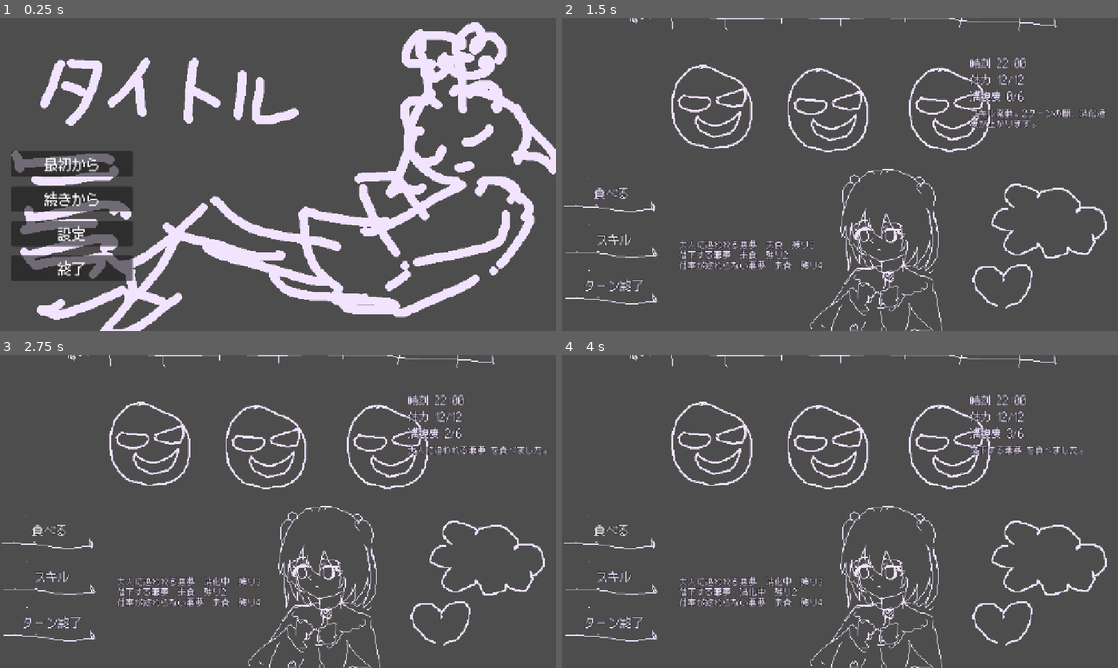
Above: before the commit, frames 1-4 (two rows, left to right).
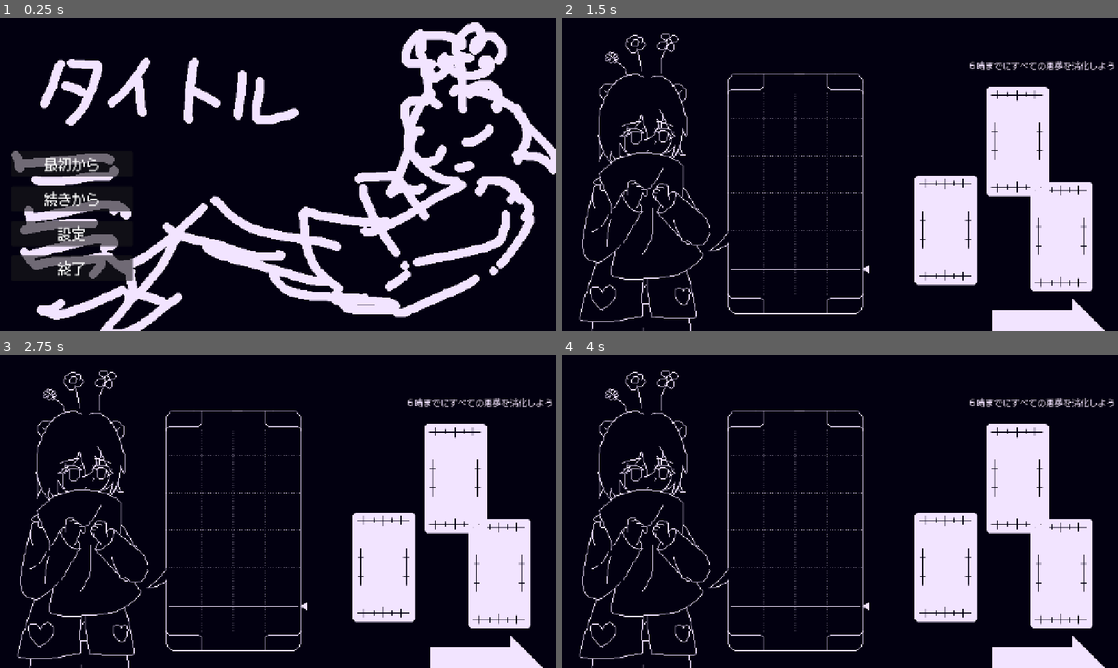
Above: after the commit, the same moments.

Repository: rainrumi/GJGJ_2605
Game: Godot game, scene res://scene/main/main.tscn
Same seed, same stepped clock (60 frames per second), same inputs: the game is played once before the commit and once after it.
Inputs (mouse positions are in pixels of both pictures, inside the frame that each line leads up to):
- Up to frame 1 (0.25 s): no input
- Up to frame 2 (1.5 s): click "最初から" at 0.5 s; click (612, 240) at 1.25 s, where only the run before the commit has a clickable "スキル"
- Up to frame 3 (2.75 s): click (50, 530) at 2 s, where only the run before the commit has a clickable "食べる"
- Up to frame 4 (4 s): click (612, 577) at 2.75 s, where only the run before the commit has a clickable "スキル"; click (612, 530) at 3.5 s, where only the run before the commit has a clickable "食べる"

The runs differ from the first frame. In frame 1, 80% of the frame differs, in the area x 0-100%, y 0-100%; in frame 2, 99%; in frame 3, 99%; in frame 4, 99%.
Error after the commit: Invalid access to property or key 'pressed' on a base object of type 'null instance'. (res://scene/main/game/game.gd:39)

Commit message:
新しい画像の適用

Diff:
--- a/scene/main/game/game.gd
+++ b/scene/main/game/game.gd
@@ -221,9 +221,9 @@
 
 
 func _update_ui(message: String) -> void:
-	time_text.text = "時刻 %s" % _format_time()
-	hp_text.text = "体力 %d/%d" % [maxi(0, hp), MAX_HP]
-	fullness_text.text = "満腹度 %d/%d" % [_current_fullness(), MAX_FULLNESS]
+	time_text.text = _format_time()
+	hp_text.text = "%d/%d" % [maxi(0, hp), MAX_HP]
+	fullness_text.text = "%d/%d" % [_current_fullness(), MAX_FULLNESS]
 	message_text.text = message
 	nightmare_text.text = _format_nightmare_list()
 	_update_time_graph()
@@ -244,12 +244,21 @@
 			state = "消化完了"
 		elif bool(nightmare["digesting"]):
 			state = "消化中"
-		lines.append("%s  %s  残り%d" % [
+		lines.append("%s  %s  残り%s" % [
 			nightmare["name"],
 			state,
-			int(nightmare["remaining"]),
+			_format_digest_time(int(nightmare["remaining"])),
 		])
 	return "\n".join(lines)
+
+
+func _format_digest_time(cost: int) -> String:
+	var speed: int = maxi(1, digest_speed)
+	var seconds: int = int(ceil(float(cost) / float(speed) * 30.0 * 60.0))
+	var hours: int = int(seconds / 3600)
+	var minutes_part: int = int((seconds % 3600) / 60)
+	var seconds_part: int = seconds % 60
+	return "%d:%02d:%02d" % [hours, minutes_part, seconds_part]
 
 
 func _update_time_graph() -> void:
--- a/scene/main/game/game.tscn
+++ b/scene/main/game/game.tscn
@@ -2,158 +2,64 @@
 
 [ext_resource type="PackedScene" path="res://scene/object/background/background.tscn" id="1_background"]
 [ext_resource type="PackedScene" path="res://scene/object/enemy/enemy.tscn" id="2_enemy"]
-[ext_resource type="PackedScene" path="res://scene/object/stomach/stomach.tscn" id="5_stomach"]
-[ext_resource type="PackedScene" path="res://scene/object/character/character.tscn" id="6_character"]
-[ext_resource type="PackedScene" path="res://scene/ui/time_bar/time_bar.tscn" id="7_time_bar"]
-[ext_resource type="PackedScene" path="res://scene/ui/hp/hp.tscn" id="8_hp"]
-[ext_resource type="Texture2D" uid="uid://dkdbpqv3gnm6y" path="res://art/ui/button/ui_button_battle_demo_1000.png" id="9_button_texture"]
-[ext_resource type="PackedScene" uid="uid://dbl62dou6wdl6" path="res://scene/ui/button/button.tscn" id="11_button"]
+[ext_resource type="PackedScene" uid="uid://cai1mrucqy6v5" path="res://scene/object/stomach/stomach.tscn" id="5_stomach"]
+[ext_resource type="PackedScene" uid="uid://wsdjjcostaq8" path="res://scene/object/character/character.tscn" id="6_character"]
 [ext_resource type="Script" uid="uid://ccviuxg26h24f" path="res://scene/main/game/game.gd" id="12_game_script"]
 [ext_resource type="FontFile" uid="uid://b7dbkssqiuu4u" path="res://fonts/BestTen-DOT.otf" id="13_font"]
-
-[sub_resource type="StyleBoxTexture" id="StyleBoxTexture_button"]
-texture = ExtResource("9_button_texture")
-
-[sub_resource type="StyleBoxTexture" id="StyleBoxTexture_button_pressed"]
-texture = ExtResource("9_button_texture")
-modulate_color = Color(0.8, 0.8, 0.8, 1)
-
-[sub_resource type="StyleBoxEmpty" id="StyleBoxEmpty_focus"]
+[ext_resource type="Texture2D" uid="uid://dmwygbcsp6evw" path="res://art/dreamseed/flower/tex_passive_flower_1000.png" id="16_flower"]
+[ext_resource type="Texture2D" uid="uid://cno8kuv3l6jtg" path="res://art/stomach/tex_digestion_frame_1000.png" id="17_digestion"]
 
 [node name="Game" type="Node2D" unique_id=95022133]
 script = ExtResource("12_game_script")
 
 [node name="Background" parent="." unique_id=1278647446 instance=ExtResource("1_background")]
 
+[node name="PassiveFlower" type="Sprite2D" parent="." unique_id=1390278827]
+position = Vector2(181, 81)
+texture = ExtResource("16_flower")
+
 [node name="EnemyLeft" parent="." unique_id=1201043878 instance=ExtResource("2_enemy")]
-position = Vector2(350, 214)
+position = Vector2(882, 488)
 
 [node name="EnemyCenter" parent="." unique_id=625950174 instance=ExtResource("2_enemy")]
-position = Vector2(617, 221)
+position = Vector2(1047, 284)
 
 [node name="EnemyRight" parent="." unique_id=1712927430 instance=ExtResource("2_enemy")]
-position = Vector2(897, 220)
+position = Vector2(1148, 503)
 
 [node name="Stomach" parent="." unique_id=1086540852 instance=ExtResource("5_stomach")]
-position = Vector2(1122, 467)
+position = Vector2(518.515, 403)
 
 [node name="Character" parent="." unique_id=652368236 instance=ExtResource("6_character")]
-position = Vector2(728, 803)
+position = Vector2(190, 420)
 
 [node name="UI" type="CanvasLayer" parent="." unique_id=185732557]
 
-[node name="TimeBar" parent="UI" unique_id=1062829798 instance=ExtResource("7_time_bar")]
+[node name="DigestionFrame" type="TextureRect" parent="UI" unique_id=75896202]
+offset_left = 983.0
+offset_top = 642.0
+offset_right = 1259.0
+offset_bottom = 730.0
+mouse_filter = 2
+texture = ExtResource("17_digestion")
+
+[node name="StatusPanel" type="Control" parent="UI" unique_id=1605446388]
 layout_mode = 3
 anchors_preset = 0
-offset_left = 129.0
-offset_top = -37.0
-offset_right = 1191.0
-offset_bottom = 41.0
+offset_right = 1280.0
+offset_bottom = 720.0
 
-[node name="HP" parent="UI" unique_id=386012380 instance=ExtResource("8_hp")]
-offset_left = 935.0
-offset_top = 531.0
-offset_right = 1095.0
-offset_bottom = 691.0
-
-[node name="StatusPanel" type="Control" parent="UI"]
-offset_left = 940.0
-offset_top = 90.0
-offset_right = 1270.0
-offset_bottom = 320.0
-
-[node name="TimeText" type="Label" parent="UI/StatusPanel"]
+[node name="MessageText" type="Label" parent="UI/StatusPanel" unique_id=196976463]
 layout_mode = 0
-offset_right = 330.0
-offset_bottom = 36.0
-theme_override_fonts/font = ExtResource("13_font")
+offset_left = 869.0
+offset_top = 99.0
+offset_right = 1275.0
+offset_bottom = 157.0
 theme_override_colors/font_color = Color(0.94, 0.88, 1, 1)
 theme_override_colors/font_outline_color = Color(0, 0, 0, 1)
 theme_override_constants/outline_size = 4
-theme_override_font_sizes/font_size = 24
-text = "時刻 22:00"
-
-[node name="HPText" type="Label" parent="UI/StatusPanel"]
-layout_mode = 0
-offset_top = 38.0
-offset_right = 330.0
-offset_bottom = 74.0
 theme_override_fonts/font = ExtResource("13_font")
-theme_override_colors/font_color = Color(0.94, 0.88, 1, 1)
-theme_override_colors/font_outline_color = Color(0, 0, 0, 1)
-theme_override_constants/outline_size = 4
-theme_override_font_sizes/font_size = 24
-text = "体力 12/12"
-
-[node name="FullnessText" type="Label" parent="UI/StatusPanel"]
-layout_mode = 0
-offset_top = 76.0
-offset_right = 330.0
-offset_bottom = 112.0
-theme_override_fonts/font = ExtResource("13_font")
-theme_override_colors/font_color = Color(0.94, 0.88, 1, 1)
-theme_override_colors/font_outline_color = Color(0, 0, 0, 1)
-theme_override_constants/outline_size = 4
-theme_override_font_sizes/font_size = 24
-text = "満腹度 0/6"
-
-[node name="MessageText" type="Label" parent="UI/StatusPanel"]
-layout_mode = 0
-offset_top = 118.0
-offset_right = 330.0
-offset_bottom = 230.0
-theme_override_fonts/font = ExtResource("13_font")
-theme_override_colors/font_color = Color(0.94, 0.88, 1, 1)
-theme_override_colors/font_outline_color = Color(0, 0, 0, 1)
-theme_override_constants/outline_size = 4
 theme_override_font_sizes/font_size = 20
+text = "６時までにすべての悪夢を消化しよう"
+horizontal_alignment = 2
 autowrap_mode = 3
-text = "悪夢を食べて、朝までにすべて消化してください。"
-
-[node name="NightmarePanel" type="Control" parent="UI"]
-offset_left = 270.0
-offset_top = 510.0
-offset_right = 900.0
-offset_bottom = 700.0
-
-[node name="NightmareText" type="Label" parent="UI/NightmarePanel"]
-layout_mode = 0
-offset_right = 630.0
-offset_bottom = 190.0
-theme_override_fonts/font = ExtResource("13_font")
-theme_override_colors/font_color = Color(0.94, 0.88, 1, 1)
-theme_override_colors/font_outline_color = Color(0, 0, 0, 1)
-theme_override_constants/outline_size = 4
-theme_override_font_sizes/font_size = 20
-text = "大人に追われる悪夢  未食  残り3"
-
-[node name="TarnEndButton" parent="UI" unique_id=633329392 instance=ExtResource("11_button")]
-offset_left = 4.0
-offset_top = 562.0
-offset_right = 236.0
-offset_bottom = 666.0
-theme_override_styles/normal = SubResource("StyleBoxTexture_button")
-theme_override_styles/pressed = SubResource("StyleBoxTexture_button_pressed")
-theme_override_styles/hover = SubResource("StyleBoxTexture_button")
-theme_override_styles/focus = SubResource("StyleBoxEmpty_focus")
-text = "ターン終了"
-
-[node name="SkillButton" parent="UI" unique_id=2116009755 instance=ExtResource("11_button")]
-offset_left = 4.0
-offset_top = 456.0
-offset_right = 236.0
-offset_bottom = 560.0
-theme_override_styles/normal = SubResource("StyleBoxTexture_button")
-theme_override_styles/pressed = SubResource("StyleBoxTexture_button_pressed")
-theme_override_styles/hover = SubResource("StyleBoxTexture_button")
-theme_override_styles/focus = SubResource("StyleBoxEmpty_focus")
-text = "スキル"
-
-[node name="EatButton" parent="UI" unique_id=1566354871 instance=ExtResource("11_button")]
-offset_top = 350.0
-offset_bottom = 454.0
-theme_override_styles/normal = SubResource("StyleBoxTexture_button")
-theme_override_styles/pressed = SubResource("StyleBoxTexture_button_pressed")
-theme_override_styles/hover = SubResource("StyleBoxTexture_button")
-theme_override_styles/focus = SubResource("StyleBoxEmpty_focus")
-text = "食べる"
--- a/scene/main/main.tscn
+++ b/scene/main/main.tscn
@@ -7,6 +7,17 @@
 [node name="Main" type="Node" unique_id=1753159910]
 script = ExtResource("1_6vuhr")
 
+[node name="BackgroundColor" type="ColorRect" parent="."]
+anchors_preset = 15
+anchor_right = 1.0
+anchor_bottom = 1.0
+offset_right = 1280.0
+offset_bottom = 720.0
+grow_horizontal = 2
+grow_vertical = 2
+mouse_filter = 2
+color = Color(0.00784314, 0, 0.0627451, 1)
+
 [node name="Title" parent="." unique_id=1609153234 instance=ExtResource("2_a0c6e")]
 
 [node name="Game" parent="." unique_id=335814330 instance=ExtResource("3_qtsyf")]
--- a/scene/object/background/background.tscn
+++ b/scene/object/background/background.tscn
@@ -17,4 +17,4 @@
 grow_horizontal = 2
 grow_vertical = 2
 mouse_filter = 2
-color = Color(0.08, 0.11, 0.16, 1)
+color = Color(0, 0, 0, 1)
--- a/scene/object/character/character.tscn
+++ b/scene/object/character/character.tscn
@@ -1,8 +1,8 @@
-[gd_scene load_steps=2 format=3]
+[gd_scene format=3 uid="uid://wsdjjcostaq8"]
 
-[ext_resource type="Texture2D" path="res://art/character/tex_character_portrate_demo_1000.png" id="1_character"]
+[ext_resource type="Texture2D" uid="uid://b0bw0x4qy4gcr" path="res://art/character/tex_character_portrate_1000.png" id="1_character"]
 
-[node name="Character" type="Node2D"]
+[node name="Character" type="Node2D" unique_id=1173042167]
 
-[node name="Sprite2D" type="Sprite2D" parent="."]
+[node name="Sprite2D" type="Sprite2D" parent="." unique_id=1226085197]
 texture = ExtResource("1_character")
--- a/scene/object/dreamseed/flower.tscn
+++ b/scene/object/dreamseed/flower.tscn
@@ -1,6 +1,6 @@
 [gd_scene load_steps=2 format=3]
 
-[ext_resource type="Texture2D" path="res://art/dreamseed/flower/tex_seed_2000_demo_1000.png" id="1_flower"]
+[ext_resource type="Texture2D" path="res://art/dreamseed/flower/tex_passive_flower_1000.png" id="1_flower"]
 
 [node name="Flower" type="Node2D"]
 
--- a/scene/object/enemy/enemy.tscn
+++ b/scene/object/enemy/enemy.tscn
@@ -1,6 +1,6 @@
 [gd_scene load_steps=2 format=3]
 
-[ext_resource type="Texture2D" path="res://art/enemy/enemy_1000_No_100_demo.png" id="1_enemy"]
+[ext_resource type="Texture2D" path="res://art/enemy/tex_enemy_1000_No_100.png" id="1_enemy"]
 
 [node name="Enemy" type="Node2D"]
 
--- a/scene/object/stomach/stomach.tscn
+++ b/scene/object/stomach/stomach.tscn
@@ -1,8 +1,12 @@
-[gd_scene load_steps=2 format=3]
+[gd_scene format=3 uid="uid://cai1mrucqy6v5"]
 
-[ext_resource type="Texture2D" path="res://art/stomach/tex_ui_stomach_demo_1000.png" id="1_stomach"]
+[ext_resource type="Texture2D" uid="uid://bo0sd7hv5e8vw" path="res://art/stomach/tex_ui_stomach_1000.png" id="1_stomach"]
+[ext_resource type="Texture2D" uid="uid://i8f283fq31p" path="res://art/stomach/tex_ui_stomach_frame_1000.png" id="2_frame"]
 
-[node name="Stomach" type="Node2D"]
+[node name="Stomach" type="Node2D" unique_id=439071358]
 
-[node name="Sprite2D" type="Sprite2D" parent="."]
+[node name="Sprite2D" type="Sprite2D" parent="." unique_id=1886177164]
 texture = ExtResource("1_stomach")
+
+[node name="Frame" type="Sprite2D" parent="." unique_id=1104989992]
+texture = ExtResource("2_frame")
--- a/scene/ui/hp/hp.tscn
+++ b/scene/ui/hp/hp.tscn
@@ -1,9 +1,9 @@
 [gd_scene load_steps=2 format=3]
 
-[ext_resource type="Texture2D" path="res://art/ui/hp/ui_hp_demo_1000.png" id="1_hp"]
+[ext_resource type="Texture2D" path="res://art/ui/hp/ui_hp_frame_1000.png" id="1_hp"]
 
 [node name="HP" type="TextureRect"]
-offset_right = 160.0
-offset_bottom = 160.0
+offset_right = 264.0
+offset_bottom = 40.0
 mouse_filter = 2
 texture = ExtResource("1_hp")
--- a/scene/ui/time_bar/time_bar.tscn
+++ b/scene/ui/time_bar/time_bar.tscn
@@ -1,25 +1,24 @@
-[gd_scene load_steps=3 format=3]
+[gd_scene load_steps=2 format=3]
 
-[ext_resource type="Texture2D" path="res://art/ui/time/ui_time_bar_demo_1000.png" id="1_bar"]
-[ext_resource type="Texture2D" path="res://art/ui/time/ui_time_bar_graph_demo_1000.png" id="2_graph"]
+[ext_resource type="Texture2D" path="res://art/ui/time/ui_time_frame_1000.png" id="1_bar"]
 
 [node name="TimeBar" type="Control"]
-offset_right = 1062.0
-offset_bottom = 78.0
+offset_right = 280.0
+offset_bottom = 104.0
 mouse_filter = 2
 
 [node name="Frame" type="TextureRect" parent="."]
 layout_mode = 0
-offset_right = 1062.0
-offset_bottom = 78.0
+offset_right = 280.0
+offset_bottom = 104.0
 mouse_filter = 2
 texture = ExtResource("1_bar")
 
 [node name="Graph" type="TextureRect" parent="."]
 layout_mode = 0
-offset_left = 18.0
-offset_top = 23.0
-offset_right = 50.0
-offset_bottom = 55.0
+visible = false
+offset_left = 124.0
+offset_top = 36.0
+offset_right = 156.0
+offset_bottom = 68.0
 mouse_filter = 2
-texture = ExtResource("2_graph")
Binary file added: art/character/tex_character_portrate_1000.png
Not shown, added: art/character/tex_character_portrate_1000.png.import
Binary file added: art/dreamseed/flower/tex_passive_flower_1000.png
Not shown, added: art/dreamseed/flower/tex_passive_flower_1000.png.import
Binary file added: art/enemy/tex_enemy_1000_No_100.png
Not shown, added: art/enemy/tex_enemy_1000_No_100.png.import
Binary file added: art/enemy/tex_enemy_1000_No_200.png
Not shown, added: art/enemy/tex_enemy_1000_No_200.png.import
Binary file added: art/enemy/tex_enemy_1000_No_300.png
Not shown, added: art/enemy/tex_enemy_1000_No_300.png.import
Binary file added: art/stomach/tex_digestion_frame_1000.png
Not shown, changed: art/stomach/tex_digestion_frame_1000.png.import
(and 12 more such lines)
